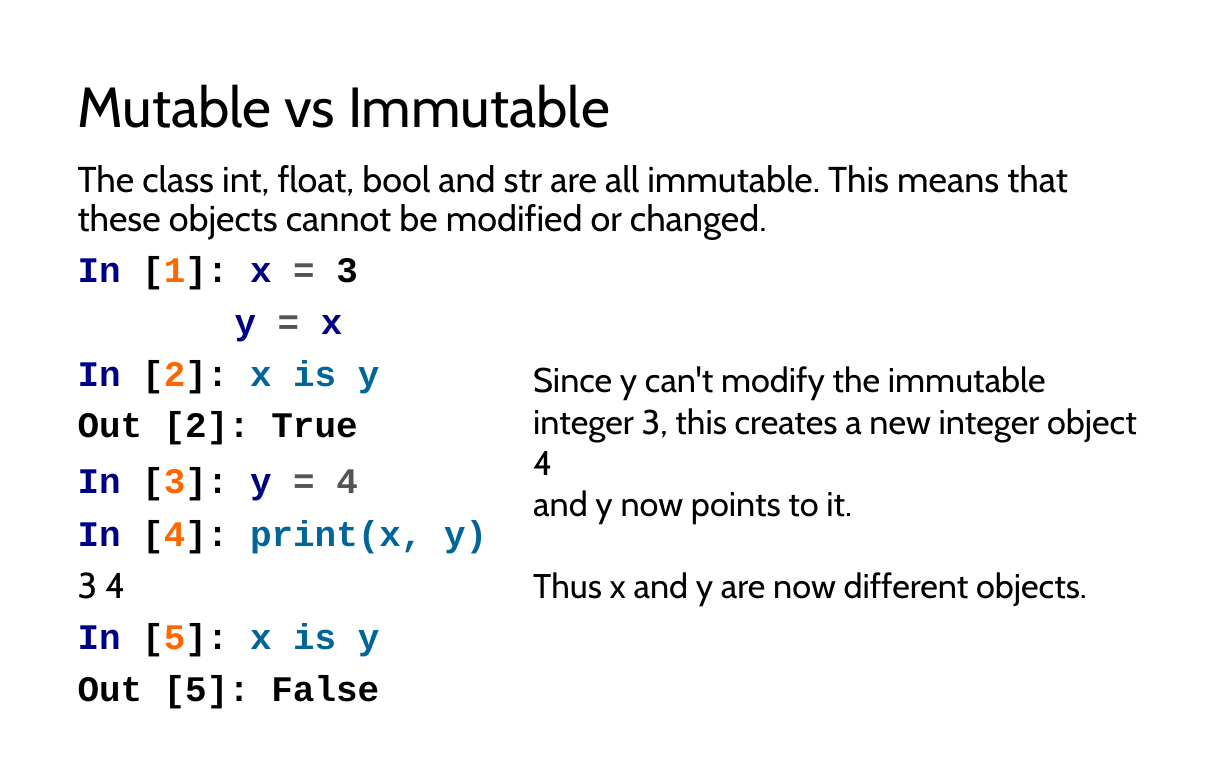
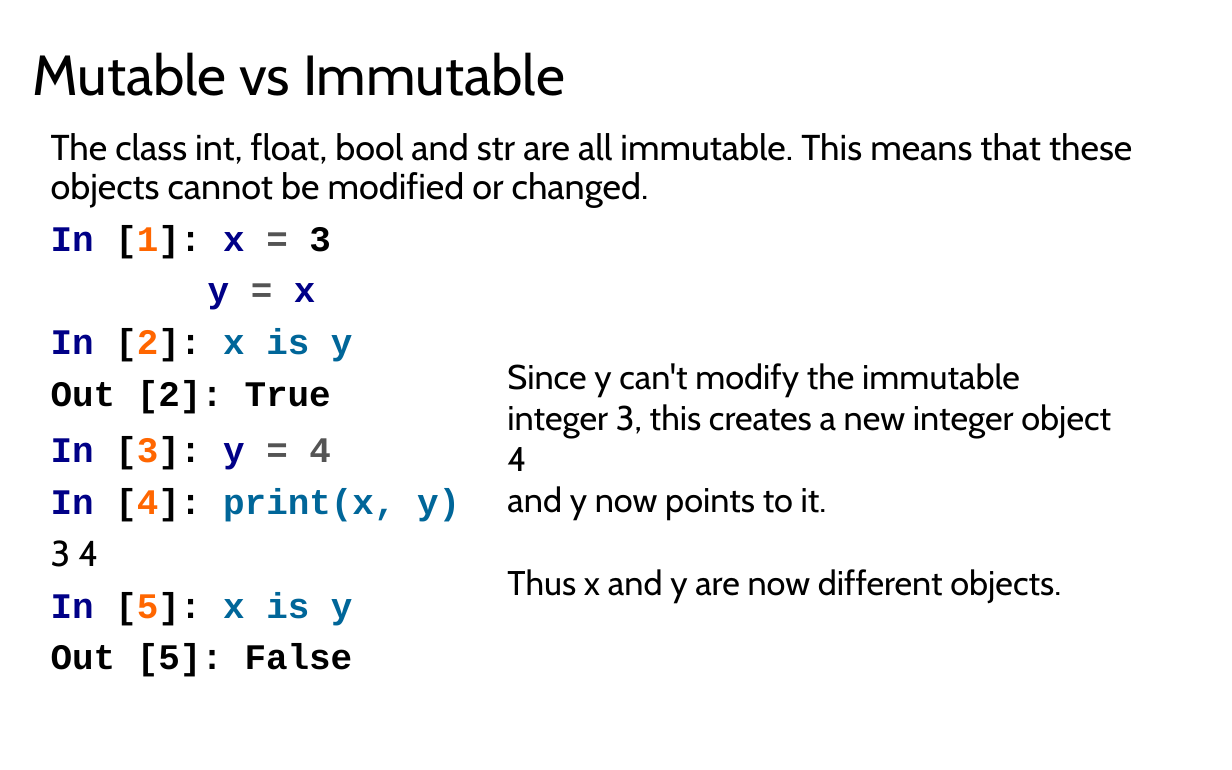
Before and after one commit to LongBaoNguyen/longbaonguyen.github.io, a slide deck: slide 33 of courses/apcsp/lect8.pptx (slide 32 before the commit). Drawn at 1232x770 pixels with LibreOffice and Linux fonts; fonts in the diff are those of the drawing. Boxes give left, top, right and bottom in pixels: in the first picture for what was removed or moved away, otherwise in the second. Text is boxed around its words. In the diff, an @@ line names an element or a change of style, - is before the commit and + after.

```diff
--- a/courses/apcsp/lect8.pptx
+++ b/courses/apcsp/lect8.pptx
@@ title "Mutable vs Immutable": place and size @@
-title "Mutable vs Immutable" at <box>78,84,610,128</box>
+title "Mutable vs Immutable" at <box>33,52,565,96</box>
@@ text "The class int, float, bool ..." rewrapped from <box>78,165,1068,709</box> to <box>51,133,1132,677</box> @@
@@ text "Since y can't modify the ...": place and size @@
-text "Since y can't modify the ..." at <box>533,366,1137,606</box>
+text "Since y can't modify the ..." at <box>507,363,1111,603</box>
```
Also in this commit, not shown: 28 other slides changed, 1 slide added, 5 other files.
